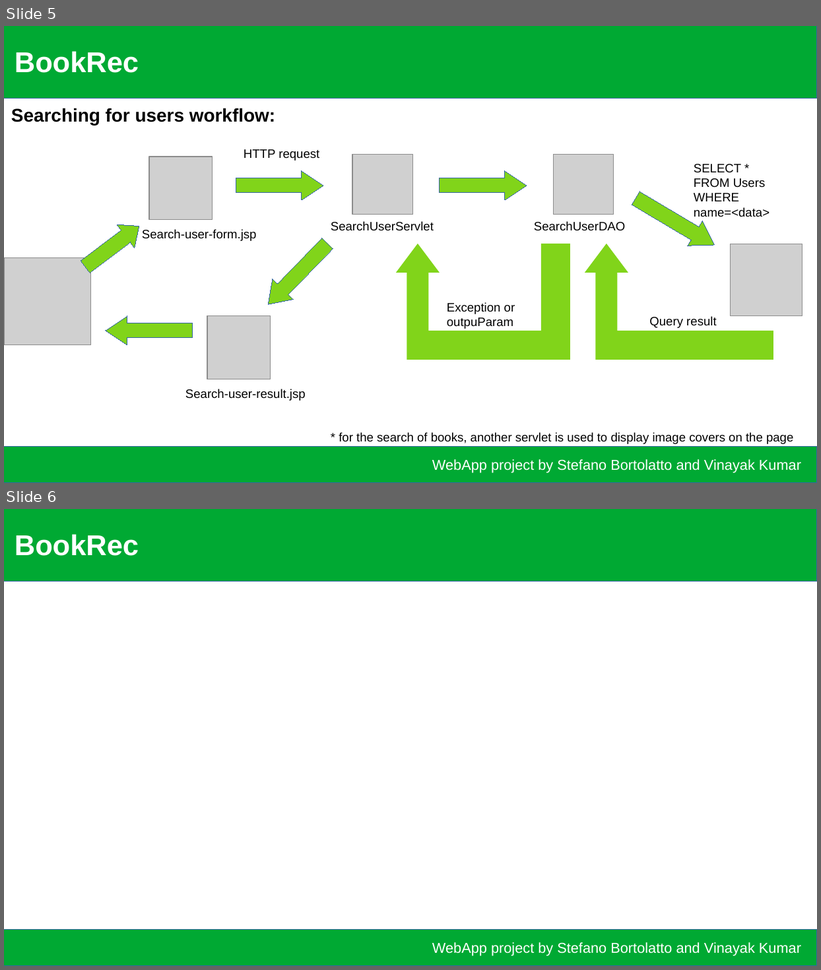
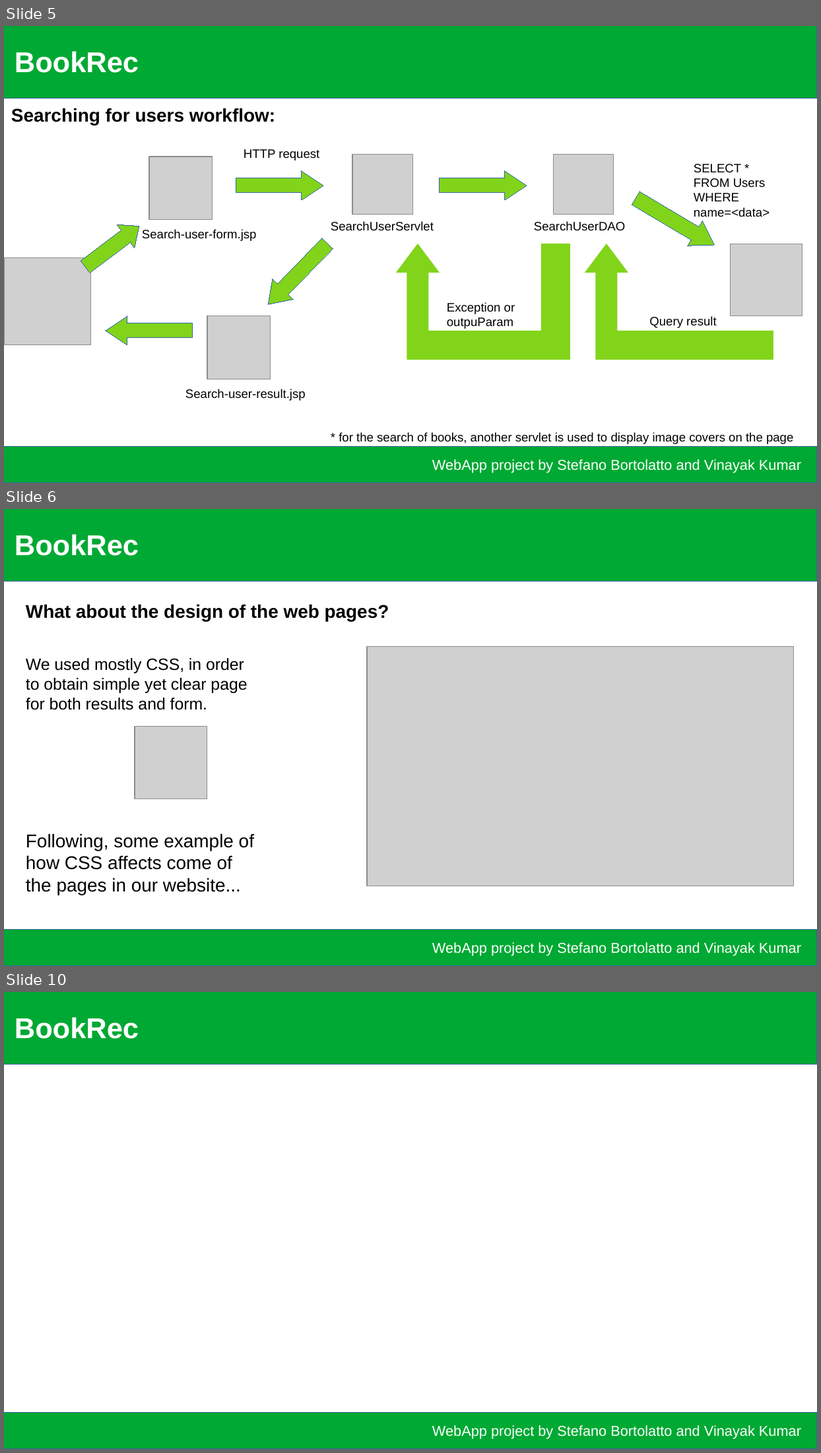
Before and after one commit to VinayakMishra95/BookRec, a slide deck: Presentation/slides.odp. Shown one above the other, each under a label of ours: slides 5 and 6 before the commit, slides 5, 6 and 10 after it; the slides between them are not shown. The pictures are 821x970 and 821x1453 pixels, drawn with LibreOffice and Linux fonts; fonts in the diff are those of the drawing; grey boxes stand for pictures. Boxes give left, top, right and bottom in pixels: in the first picture for what was removed or moved away, otherwise in the second. Text is boxed around its words. In the diff, an @@ line names an element or a change of style, - is before the commit and + after.

```diff
--- a/Presentation/slides.odp
+++ b/Presentation/slides.odp
@@ slide 6 added at (4, 509, 817, 966), background #FFFFFF @@
@@ rectangle added at (4, 509, 817, 582), fill #00A933, outline #3465A4 0 pt @@
@@ text added at (15, 534, 139, 556), 28 pt, text #FFFFFF, bold @@
+BookRec
@@ text added at (26, 604, 389, 621), 18 pt, text #000000, bold @@
+What about the design of the web pages?
@@ picture added at (367, 646, 793, 886) @@
@@ text added at (26, 658, 247, 710), 16 pt, text #000000 @@
+We used mostly CSS, in order to obtain simple yet clear page for both results and form.
@@ picture added at (135, 727, 207, 799) @@
@@ text added at (26, 834, 254, 895), 18 pt, text #000000 @@
+Following, some example of how CSS affects come of the pages in our website...
@@ rectangle added at (4, 930, 817, 966), fill #00A933, outline #3465A4 0 pt @@
@@ text added at (432, 943, 801, 956), 14 pt, text #FFFFFF @@
+WebApp project by Stefano Bortolatto and Vinayak Kumar
@@ what was slide 6 is now slide 10 @@
```
Also in this commit, not shown: 1 slide changed, 2 other slides added, 7 other files.
